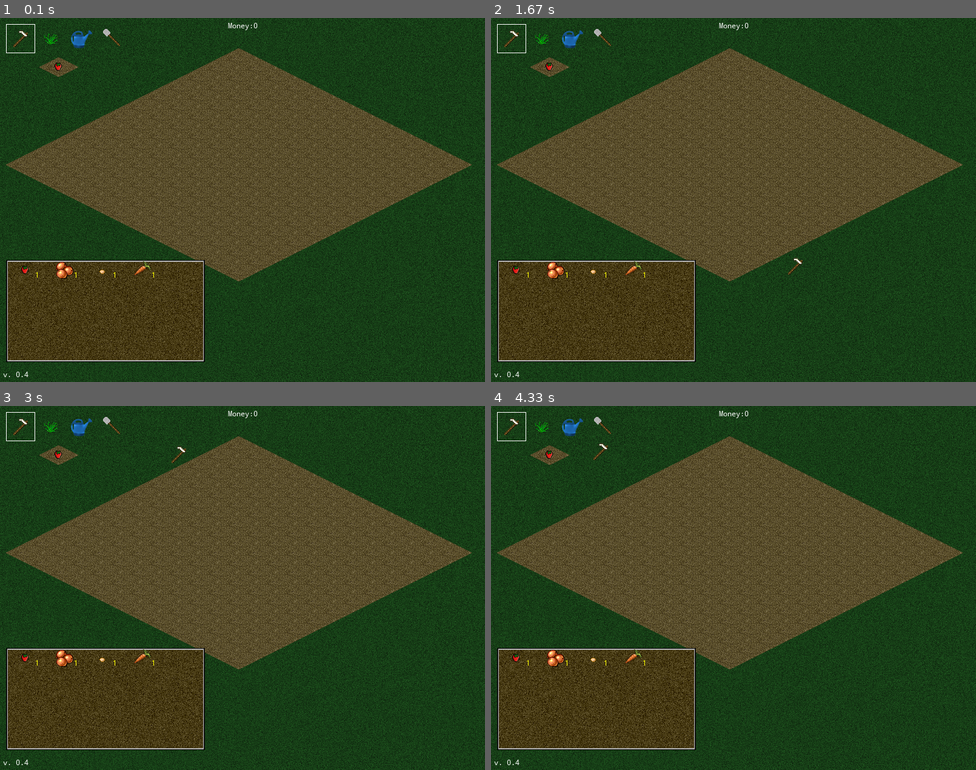
Above: before the commit, frames 1-4 (two rows, left to right).
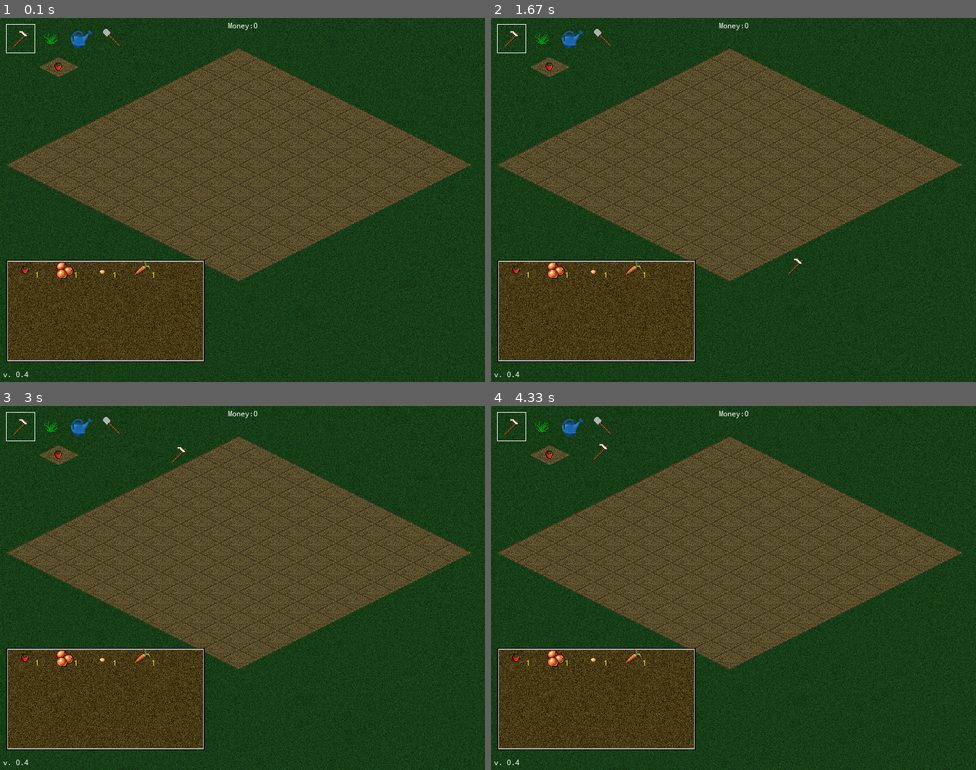
Above: after the commit, the same moments.

Repository: orneo1212/PythonFarmGame
Game: pygame game, started from pyFarmGame.py
Two runs of this game, one before a commit and one after it. Both use one fixed random seed, a clock stepped at 60 frames per second and the inputs below. The source is Python 2; it was converted automatically to run under Python 3.
Inputs (mouse positions are in pixels of both pictures, inside the frame that each line leads up to):
- Up to frame 1 (0.1 s): no input
- Up to frame 2 (1.67 s): click (733, 200) at 0.38 s; click (782, 280) at 0.72 s; tap S at 1, 1.33 s
- Up to frame 3 (3 s): click (126, 515) at 1.72 s; click (247, 624) at 2.05 s; click (426, 726) at 2.38 s; click (164, 467) at 2.72 s
- Up to frame 4 (4.33 s): click (903, 682) at 3.05 s; click (908, 558) at 3.38 s; click (578, 540) at 3.72 s; click (588, 464) at 4.05 s

The runs differ from the first frame. In frame 1, 1.1% of the frame differs, in the area x 1-98%, y 8-73%; in frame 2, 1.1%; in frame 3, 1.1%; in frame 4, 1.1%.

Commit message:
Added grid. Removed unneeded frame

Diff:
--- a/farmlib/renderfunctions.py
+++ b/farmlib/renderfunctions.py
@@ -130,6 +130,12 @@
                 sprite.image = imgloader['dryground']
             group.add(sprite)
 
+            #draw grid
+            sprite = pygame.sprite.Sprite()
+            sprite.rect = (posx, posy, 64, 32)
+            sprite.image = imgloader['grid']
+            group.add(sprite)
+
             #draw plant or seed
             seed = farmtile['seed']
 
--- a/pyFarmGame.py
+++ b/pyFarmGame.py
@@ -29,13 +29,13 @@
     'dryground':'images/dryground.png',
     'wetground':'images/wetground.png',
     'background':'images/background.png',
-    'frame':'images/frame.png',
     'sickle':'images/sickle.png',
     'plant':'images/plant.png',
     'wiltedplant':'images/wiltedplant.png',
     'wateringcan':'images/wateringcan.png',
     'shovel':'images/shovel.png',
     'inventory':'images/inventory.png',
+    'grid':'images/grid.png',
     }
 
 class FarmGamePygame:
Binary file removed: images/frame.png
Binary file added: images/grid.png
